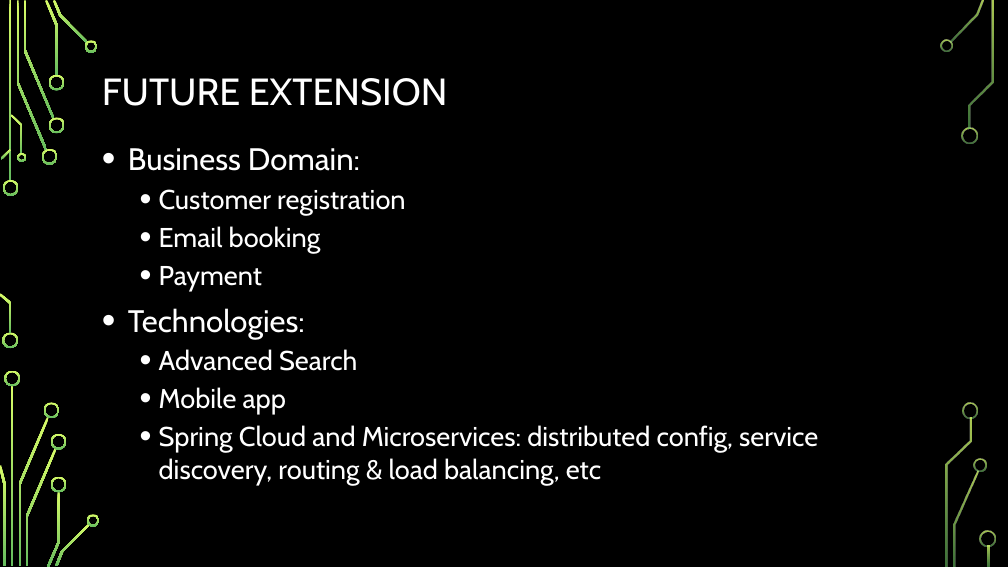
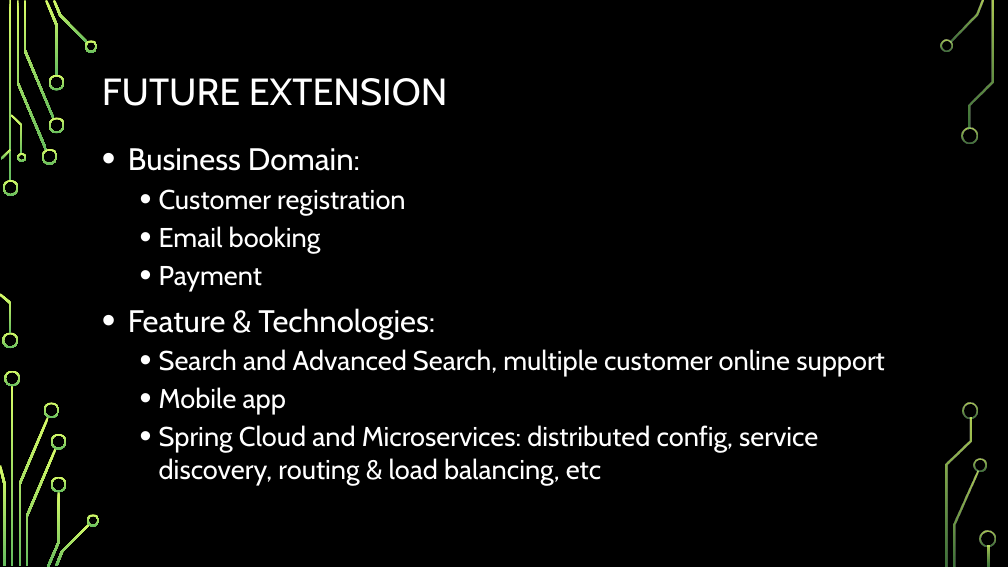
Before and after one commit to nbbon/fms, a slide deck: slide 8 of document/Saigonese-Flight-Management-System.pptx. Drawn at 1008x567 pixels with LibreOffice and Linux fonts; fonts in the diff are those of the drawing; background and template pictures are left out. Boxes give left, top, right and bottom in pixels: in the first picture for what was removed or moved away, otherwise in the second. Text is boxed around its words. In the diff, an @@ line names an element or a change of style, - is before the commit and + after.

```diff
--- a/document/Saigonese-Flight-Management-System.pptx
+++ b/document/Saigonese-Flight-Management-System.pptx
@@ text at [128,308,885,377]: text changed @@
-• Technologies:
-  • Advanced Search
+• Feature & Technologies:
+  • Search and Advanced Search, multiple customer online support
```
Also in this commit, not shown: 1 other slide changed, 8 other files.
